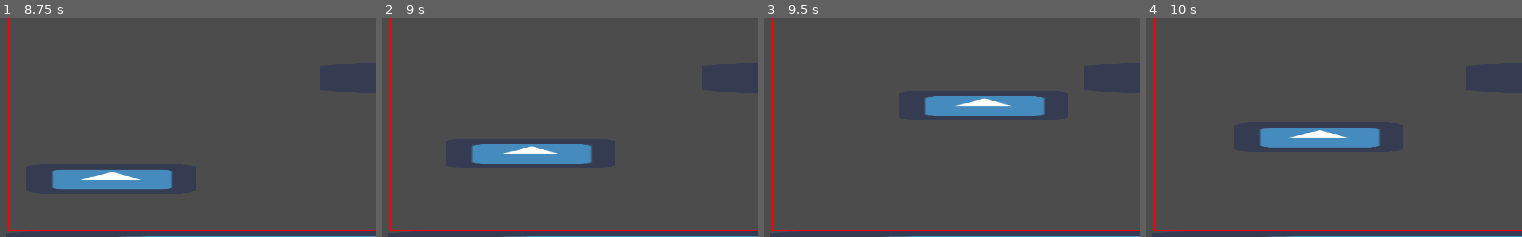
Above: before the commit, frames 1-4 (left to right).
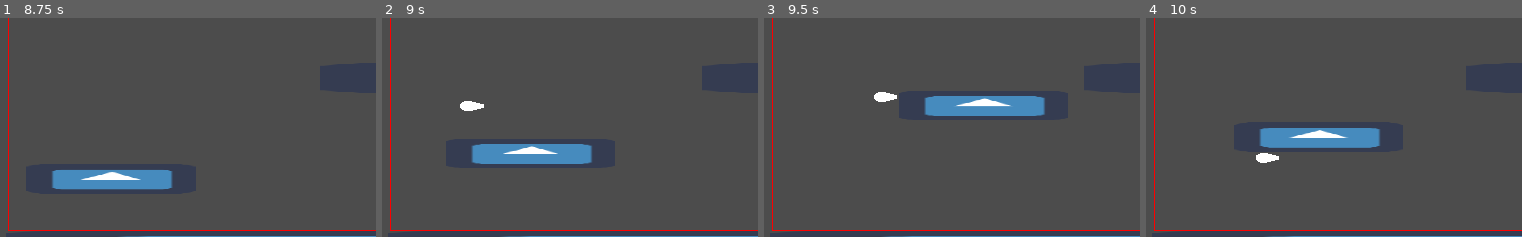
Above: after the commit, the same moments.

Repository: QuentinDaveau/Fractal-Reborn
Game: Godot game, scene res://src/game/Game.tscn
Same seed, same stepped clock (60 frames per second), same inputs: the game is played once before the commit and once after it. The engine's default icon, where the game draws it, is replaced by a stand-in: a white triangle on a blue panel in a dark square.
Inputs (mouse positions are % of the whole screen's width and height, from its top left):
- Up to frame 1 (8.75 s): tap Enter (ui_accept) at 0.5 s; move the mouse to (70, 46) at 0.52 s; press the mouse at (70, 46) at 0.53 s; hold Right (ui_right) 0.53-2.03 s; tap Space (game_jump) at 0.77, 1.52, 3.02, 3.77, 4.52, 6.02, 6.77, 7.52 s; move the mouse to (26, 57) at 1.27 s; release the mouse at (26, 57) at 1.28 s; right-click (26, 57) at 1.35 s; move the mouse to (57, 29) at 2.02 s; press the mouse at (57, 29) at 2.03 s; hold Left (ui_left) 2.03-2.78 s; move the mouse to (41, 72) at 2.77 s; release the mouse at (41, 72) at 2.78 s; hold Right (ui_right) 2.78-4.28 s; right-click (41, 72) at 2.85 s; move the mouse to (79, 67) at 3.52 s; press the mouse at (79, 67) at 3.53 s; move the mouse to (15, 36) at 4.27 s; release the mouse at (15, 36) at 4.28 s; hold Left (ui_left) 4.28-5.03 s; right-click (15, 36) at 4.35 s; move the mouse to (52, 51) at 5.02 s; press the mouse at (52, 51) at 5.03 s; hold Right (ui_right) 5.03-5.78 s; move the mouse to (31, 26) at 5.77 s; release the mouse at (31, 26) at 5.78 s; hold Left (ui_left) 5.78-7.28 s; right-click (31, 26) at 5.85 s; move the mouse to (70, 46) at 6.52 s; press the mouse at (70, 46) at 6.53 s; move the mouse to (26, 57) at 7.27 s; release the mouse at (26, 57) at 7.28 s; hold Right (ui_right) from 7.28 s (still down); right-click (26, 57) at 7.35 s; move the mouse to (57, 29) at 8.02 s; press the mouse at (57, 29) at 8.03 s
- Up to frame 2 (9 s): keep holding Right (ui_right); move the mouse to (41, 72) at 8.77 s; release the mouse at (41, 72) at 8.78 s; right-click (41, 72) at 8.85 s
- Up to frame 3 (9.5 s): keep holding Right (ui_right); tap Space (game_jump) at 9.02 s
- Up to frame 4 (10 s): move the mouse to (79, 67) at 9.52 s; release Right (ui_right) at 9.53 s; press the mouse at (79, 67) at 9.53 s; hold Left (ui_left) from 9.53 s (still down); tap Space (game_jump) at 9.77 s
The pictures show only the part of the screen within x 0-50%, y 43-93%; the shares and areas given below are measured in that part.

Frame 1 is identical in both runs. In frame 2, 0.2% of the frame differs, in the area x 20-28%, y 37-43%; in frame 3, 0.2%; in frame 4, 0.2%.

Commit message:
Add player and items spawn

Diff:
--- a/src/autoload/warehouse.gd
+++ b/src/autoload/warehouse.gd
@@ -5,7 +5,8 @@
 	"Logger": load("res://src/logger_and_player/entity_logger/EntityLogger.tscn"),
 	"Player": load("res://src/logger_and_player/entity_player/EntityPlayer.tscn"),
 	"Character": load("res://src/character/Character.tscn"),
-	"CharacterClone": load("res://src/clone/Clone.tscn")
+	"CharacterClone": load("res://src/clone/Clone.tscn"),
+	"Gun": load("res://src/object/gun/Gun.tscn")
 	}
 
 
--- a/src/game_managers/level_manager/LevelManager.tscn
+++ b/src/game_managers/level_manager/LevelManager.tscn
@@ -6,6 +6,8 @@
 [ext_resource path="res://src/game_managers/level_manager/spawn_area.gd" type="Script" id=4]
 [ext_resource path="res://src/game_managers/level_manager/spawn_manager.gd" type="Script" id=5]
 [ext_resource path="res://src/spawn_finder/SpawnFinder.tscn" type="PackedScene" id=6]
+[ext_resource path="res://src/game_managers/level_manager/players_spawner.gd" type="Script" id=7]
+[ext_resource path="res://src/game_managers/level_manager/items_spawner.gd" type="Script" id=8]
 
 [node name="LevelManager" type="Node"]
 script = ExtResource( 1 )
@@ -14,6 +16,15 @@
 script = ExtResource( 2 )
 
 [node name="Levels" type="Node" parent="."]
+
+[node name="PlayersSpawner" type="Node" parent="."]
+script = ExtResource( 7 )
+
+[node name="ItemsSpawner" type="Node" parent="."]
+script = ExtResource( 8 )
+_spawn_manager_path = NodePath("../SpawnManager")
+
+[node name="Timer" type="Timer" parent="ItemsSpawner"]
 
 [node name="SpawnManager" type="Node" parent="."]
 pause_mode = 2
@@ -32,5 +43,6 @@
 
 [node name="CollisionPolygon2D" type="CollisionPolygon2D" parent="ArenaBound"]
 polygon = PoolVector2Array( -985, -765, 985, -765, 985, 565, -985, 565, -985, -765, -1440, -1160, -1440, 960, 1440, 960, 1440, -1160, -1440, -1160 )
+[connection signal="timeout" from="ItemsSpawner/Timer" to="ItemsSpawner" method="_on_Timer_timeout"]
 [connection signal="spawn_position_lost" from="SpawnManager/SpawnFinder" to="SpawnManager" method="_on_SpawnFinder_spawn_position_lost"]
 [connection signal="body_entered" from="ArenaBound" to="ArenaBound" method="_on_ArenaBound_body_entered"]
--- /dev/null
+++ b/src/game_managers/level_manager/items_spawner.gd
@@ -0,0 +1,26 @@
+extends Node
+
+const MIN_DELAY: float = 4.0
+const MAX_DELAY: float = 8.0
+
+export(NodePath) var _spawn_manager_path: NodePath
+
+onready var _spawn_manager: Node = get_node(_spawn_manager_path)
+
+
+func start_spawn() -> void:
+	$Timer.start(rand_range(MIN_DELAY, MAX_DELAY))
+
+
+func stop_spawn() -> void:
+	$Timer.stop()
+
+
+func _on_Timer_timeout() -> void:
+	_spawn_manager.find_spawn_position()
+	var _spawn_position = yield(_spawn_manager, "spawn_position_found")
+	var gun_resource: Resource = Warehouse.get_resource("Gun")
+	var gun: Replayable = gun_resource.instance()
+	gun.position = _spawn_position
+	gun.prepare_and_spawn(owner._actif_level, gun_resource)
+	$Timer.start(rand_range(MIN_DELAY, MAX_DELAY))
--- a/src/game_managers/level_manager/level_manager.gd
+++ b/src/game_managers/level_manager/level_manager.gd
@@ -27,6 +27,7 @@
 func _new_gen() -> void:
 	_gen += 1
 	var zoom_level: float = pow(_zoom_mult, _gen)
+	$ItemsSpawner.stop_spawn()
 	for l in $Levels.get_children():
 		l.reset_map(zoom_level)
 	for p in get_tree().get_nodes_in_group("Player"):
@@ -39,29 +40,6 @@
 	CameraManager.get_camera().position = Vector2(960, 540) * zoom_level
 	$ArenaBound.update_bounds()
 	$SpawnManager.update_area()
-	get_tree().paused = true
-	var spawn_positions := []
-	for i in range(1):
-		$SpawnManager.find_spawn_position()
-		spawn_positions.append(yield($SpawnManager, "spawn_position_found"))
-	ReplayClock.reset_timer()
-	for p in spawn_positions:
-		var player: Replayable = Warehouse.get_resource("Character").instance()
-		player.global_position = p
-		player.prepare_and_spawn(_actif_level.get_node("Entities"), Warehouse.get_resource("CharacterClone"))
-	get_tree().paused = false
-#	var logs_buffer = []
-#	for e in get_tree().get_nodes_in_group("Logger"):
-#		logs_buffer.append(e.get_log_data())
-#	_regenerate_map()
-#	for e in logs_buffer:
-#		var clone
-#		if e.has("clone") and e["clone"]:
-#			clone = e["clone"]
-#		else:
-#			clone = _clone
-#		var entity_player = _entity_player.instance()
-#		entity_player.setup(e["log"], clone)
-##		clone.setup(e)
-##		_active_map.add_child(clone)
-#		_active_map.add_child(entity_player)
+	$PlayersSpawner.spawn_players(_actif_level, $SpawnManager)
+	yield($PlayersSpawner, "players_spawned")
+	$ItemsSpawner.start_spawn()
--- /dev/null
+++ b/src/game_managers/level_manager/players_spawner.gd
@@ -0,0 +1,18 @@
+extends Node
+
+signal players_spawned()
+
+
+func spawn_players(level: Node, spawn_manager: Node) -> void:
+	get_tree().paused = true
+	var spawn_positions := []
+	for i in range(1):
+		spawn_manager.find_spawn_position()
+		spawn_positions.append(yield(spawn_manager, "spawn_position_found"))
+	ReplayClock.reset_timer()
+	for p in spawn_positions:
+		var player: Replayable = Warehouse.get_resource("Character").instance()
+		player.global_position = p
+		player.prepare_and_spawn(level.get_entities_container(), Warehouse.get_resource("CharacterClone"))
+	get_tree().paused = false
+	emit_signal("players_spawned")
--- a/src/level/level.gd
+++ b/src/level/level.gd
@@ -3,6 +3,10 @@
 
 var _map_resource: Resource
 var _active_map: Node2D
+
+
+func get_entities_container() -> Node:
+	return $Entities
 
 
 func set_map(map_resource: Resource) -> void:
--- a/src/logger_and_player/entity_logger/entity_logger.gd
+++ b/src/logger_and_player/entity_logger/entity_logger.gd
@@ -63,7 +63,6 @@
 	if not _clone and _clone_path:
 		_clone = load(_clone_path)
 	_log.length = ReplayClock.get_run_time()
-#	ResourceSaver.save("res://_log.tres", _log)
 	return {"clone": _clone, "log": _log}
 
 
--- a/src/object/bullet/bullet.gd
+++ b/src/object/bullet/bullet.gd
@@ -11,8 +11,6 @@
 
 func enable_replay() -> void:
 	.enable_replay()
-	set_sync_to_physics(true)
-	collision_mask += 2
 
 
 func set_velocity(velocity: Vector2) -> void:
--- a/src/object/gun/gun.gd
+++ b/src/object/gun/gun.gd
@@ -1,6 +1,21 @@
 extends Replayable
 
 signal disappeared()
+
+const SNAP_VECT: Vector2 = Vector2.DOWN * 50
+const GROUND_VECT: Vector2 = Vector2.UP
+
+onready var GRAVITY: float = ProjectSettings.get_setting("physics/2d/default_gravity")
+
+var _velocity: Vector2 = Vector2.ZERO
+var _picked: bool = false
+
+
+func _physics_process(delta: float) -> void:
+	if _picked:
+		return
+	_velocity.y += GRAVITY * delta
+	_velocity = move_and_slide_with_snap(_velocity, SNAP_VECT, GROUND_VECT)
 
 
 func attack() -> void:
@@ -9,6 +24,7 @@
 
 func pick(picker_body: PhysicsBody2D) -> void:
 	$CollisionPolygon2D.disabled = true
+	_picked = true
 	_disappear()
 
 
@@ -19,6 +35,7 @@
 
 func drop() -> void:
 	$CollisionPolygon2D.disabled = false
+	_picked = false
 
 
 func _disappear() -> void:
--- a/src/replayable/replayable.gd
+++ b/src/replayable/replayable.gd
@@ -4,6 +4,11 @@
 var LOGGER: Node
 
 var _is_replay: bool = false
+
+
+func _ready() -> void:
+	if _is_replay:
+		set_physics_process(false)
 
 
 func prepare_and_spawn(node_to_child: Node, clone_pack: Resource) -> void:
@@ -14,7 +19,9 @@
 
 func enable_replay() -> void:
 	_is_replay = true
-	collision_layer += 16
+	set_sync_to_physics(true)
+	collision_layer = 16
+	collision_mask = 0
 
 
 func log_and_free() -> void:
Not shown: 1 places in src/game_managers/level_manager/LevelManager.tscn that only renumber resources
